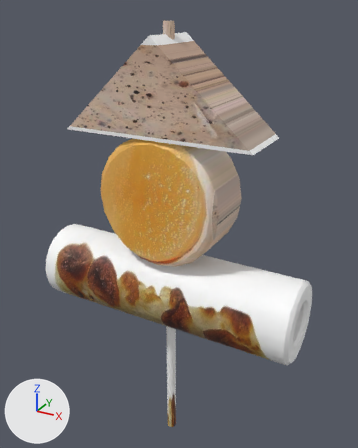
The FBX model MyGameEngine/Assets/oden.fbx as it was, and as the next commit left it.
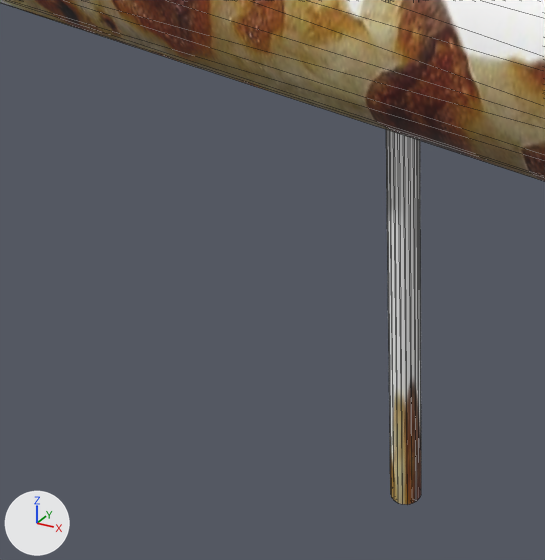
The first picture shows the older version from a 50 mm camera at (0.0352, -0.0612, 0.0421) aimed at (0.0001, 0.0026, 0.0102). The close-ups show both versions on the part from 17% to 58% of the width and 65% to 99% of the height of that picture. Every picture has the same lights, and +X, +Y and +Z are marked at lower left. The close-ups show mesh edges as thin lines. Where no turn or scale is listed for an object, it has been applied to the vertices. Vertices at the same position are counted once.
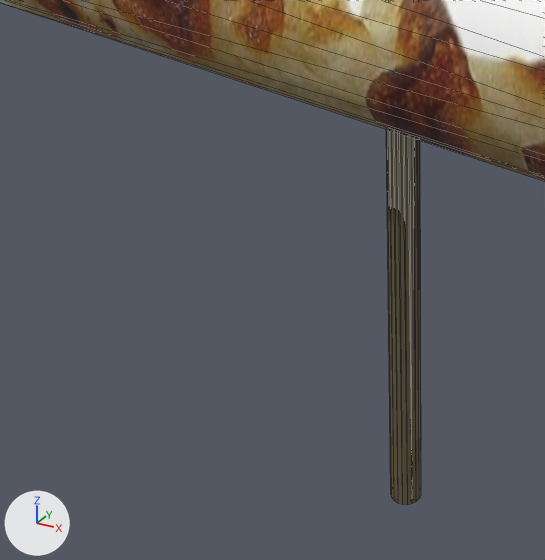
Where the change shows, as pixel boxes (x1, y1, x2, y2) in the close-ups (545 x 560 px):
```json
{"part": 1, "of": "me_mesh", "change": "recoloured", "before": [386, 130, 421, 504], "after": [386, 130, 421, 504]}
```

The change, as JSON lines over the scene's bpy script:
```json
{"op": "add", "block": "mat_lambert6", "code": ["mat_lambert6 = principled_material('lambert6')", "mat_lambert6.base_color = (0.129, 0.107, 0.0558)  # brown #655c43"]}
{"block": "me_mesh", "where": "me_mesh.from_pydata(...)  # 312 vertices, 612 faces; spans x -0.0217..0.0217, y -0.0063..0.0063, z -0.0351..0.0351"}
{"block": "me_mesh", "where": "# used by ob_pcylinder6; location = (0.0, 0.0, 0.00524)"}
{"block": "me_mesh", "change": "me_mesh part 1: all 60 faces centred in x -0.0008..0.0008, y -0.0008..0.0008, z -0.0351..0.0108 switch from mat_lambert5 (picture img_oden_jpg) to mat_lambert6 (brown #655c43)"}
```
